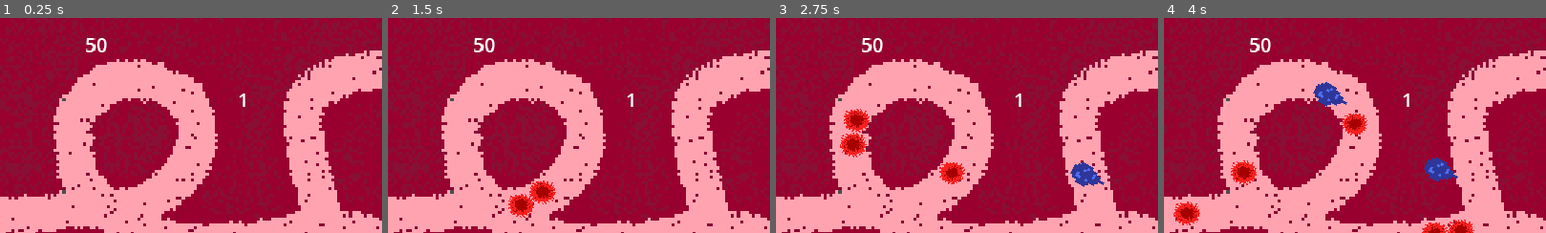
Above: before the commit, frames 1-4 (left to right).
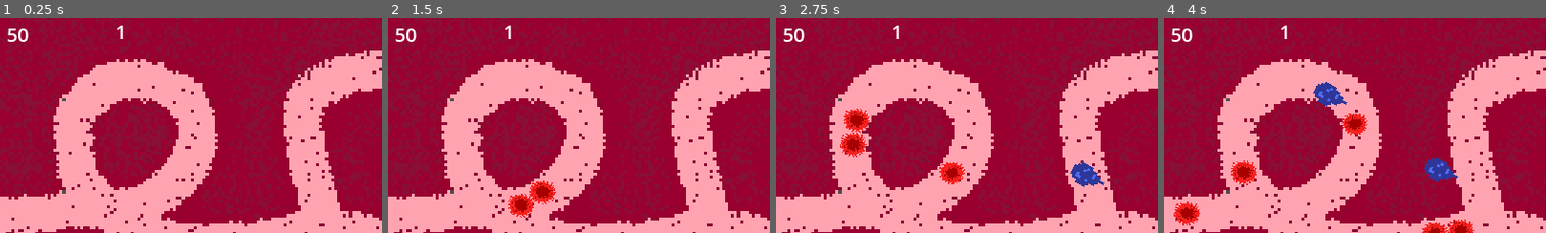
Above: after the commit, the same moments.

Repository: Kryzi/TowerDefense
Game: Godot game, scene res://Scenes/world.tscn
Same seed, same stepped clock (60 frames per second), same inputs: the game is played once before the commit and once after it.
Inputs:
- Up to frame 1 (0.25 s): no input
- Up to frame 2 (1.5 s): click "Next Round" at 0.5 s; click "Next Round" at 1.25 s
- Up to frame 3 (2.75 s): tap Enter (ui_accept) at 2, 2.27 s; hold Right (ui_right) from 2.03 s (still down)
- Up to frame 4 (4 s): tap Enter (ui_accept) at 3.02 s; release Right (ui_right) at 3.53 s; hold Left (ui_left) from 3.53 s (still down)
The pictures show only the part of the screen within x 3-53%, y 1-51%; the shares and areas given below are measured in that part.

The runs differ from the first frame. In frame 1, 0.6% of the frame differs, in the area x 2-65%, y 3-42%; in frame 2, 0.6%; in frame 3, 0.6%; in frame 4, 0.6%.

Commit message:
pauser nu når man dør

Diff:
--- a/Scenes/hud.tscn
+++ b/Scenes/hud.tscn
@@ -39,18 +39,18 @@
 metadata/_edit_use_anchors_ = true
 
 [node name="Money" type="RichTextLabel" parent="."]
-offset_left = 160.0
-offset_top = 24.0
-offset_right = 341.0
-offset_bottom = 173.0
+offset_left = 41.0
+offset_top = 9.0
+offset_right = 222.0
+offset_bottom = 158.0
 theme_override_font_sizes/normal_font_size = 30
 text = "RichText"
 
 [node name="Health" type="RichTextLabel" parent="."]
-offset_left = 390.0
-offset_top = 107.0
-offset_right = 636.0
-offset_bottom = 252.0
+offset_left = 206.0
+offset_top = 5.0
+offset_right = 452.0
+offset_bottom = 150.0
 theme_override_font_sizes/normal_font_size = 30
 text = "HealthyText"
 
--- a/Scenes/world.tscn
+++ b/Scenes/world.tscn
@@ -2,10 +2,10 @@
 
 [ext_resource type="Script" path="res://Scripts/Path2D.gd" id="1_4exjo"]
 [ext_resource type="PackedScene" uid="uid://djh8nk3dgcjpd" path="res://Scenes/basic_tower.tscn" id="2_b0sd5"]
-[ext_resource type="PackedScene" uid="uid://8snbvs27wihv" path="res://Scenes/hud.tscn" id="3_ho7cv"]
-[ext_resource type="PackedScene" path="res://Scenes/game_manager.tscn" id="3_qrw8v"]
-[ext_resource type="Texture2D" uid="uid://bw7bpiaex2ybs" path="res://assets/Map 1.png" id="4_xfm3p"]
-[ext_resource type="PackedScene" uid="uid://kx04eseqm5v" path="res://Scenes/tower.tscn" id="5_llehc"]
+[ext_resource type="PackedScene" uid="uid://8snbvs27wihv" path="res://Scenes/HUD.tscn" id="3_ho7cv"]
+[ext_resource type="PackedScene" uid="uid://ccu0rb7r3xy2g" path="res://Scenes/game_manager.tscn" id="3_qrw8v"]
+[ext_resource type="Texture2D" uid="uid://cr1aqelrtduml" path="res://assets/Map 1.png" id="4_xfm3p"]
+[ext_resource type="PackedScene" path="res://Scenes/tower.tscn" id="5_llehc"]
 
 [sub_resource type="SpriteFrames" id="SpriteFrames_s3wt5"]
 animations = [{
--- a/Scripts/GameManager.gd
+++ b/Scripts/GameManager.gd
@@ -24,6 +24,7 @@
 		die()
 
 func die():
+	get_tree().paused = true
 	print("i am dead")
 	Restart.show()
 	Quit.show()
Not shown: 1 places in Scenes/basic_tower.tscn that only renumber resources
